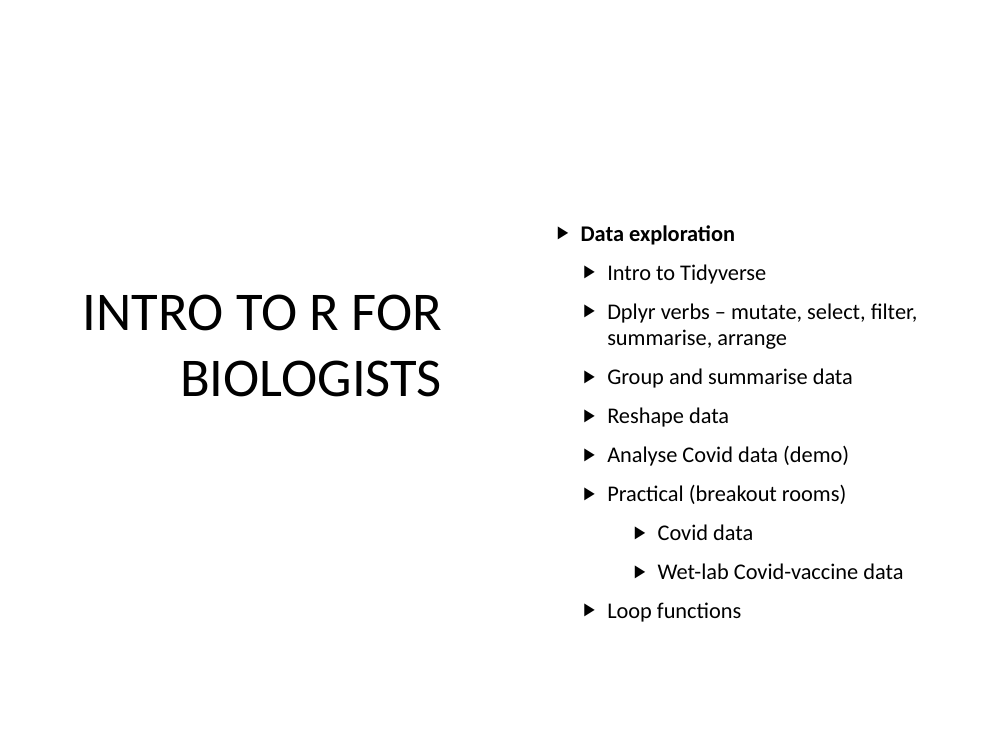
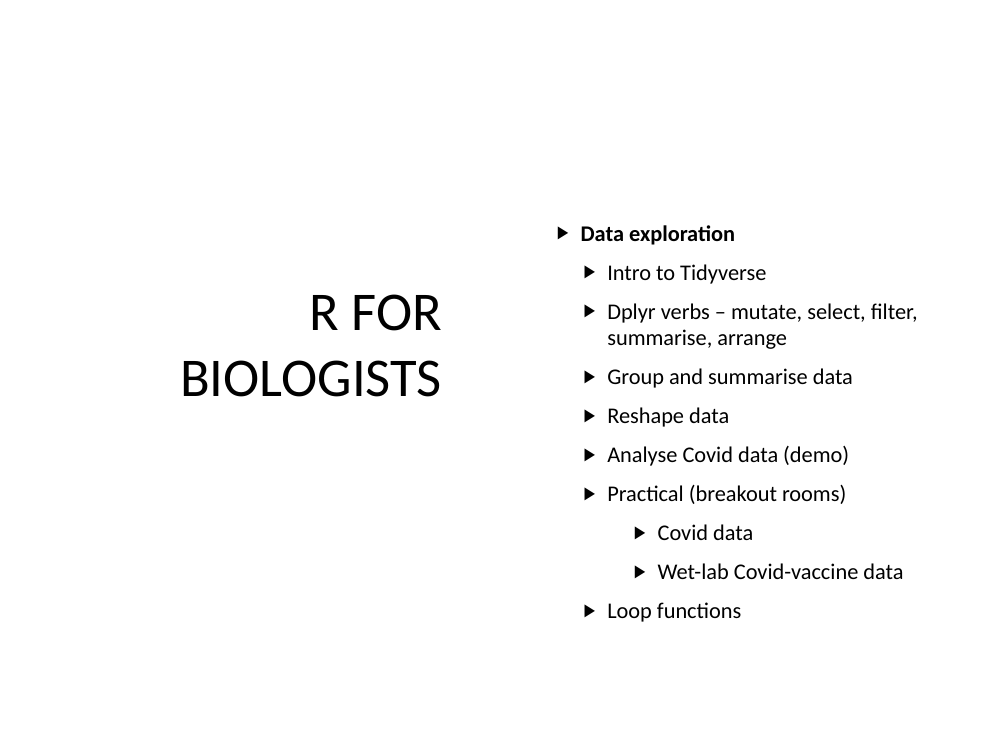
Before and after one commit to sraorao/data_analysis_visualisation_R_HT2022, a slide deck: slide 2 of powerpoint files/Session1.pptx. Drawn at 1008x756 pixels with LibreOffice and Linux fonts; fonts in the diff are those of the drawing. Boxes give left, top, right and bottom in pixels: in the first picture for what was removed or moved away, otherwise in the second. Text is boxed around its words. In the diff, an @@ line names an element or a change of style, - is before the commit and + after.

```diff
--- a/powerpoint files/Session1.pptx
+++ b/powerpoint files/Session1.pptx
@@ text at (180, 294, 442, 397): text changed @@
-INTRO TO R FOR BIOLOGISTS
+R FOR BIOLOGISTS
```
Also in this commit, not shown: 2 other files.
